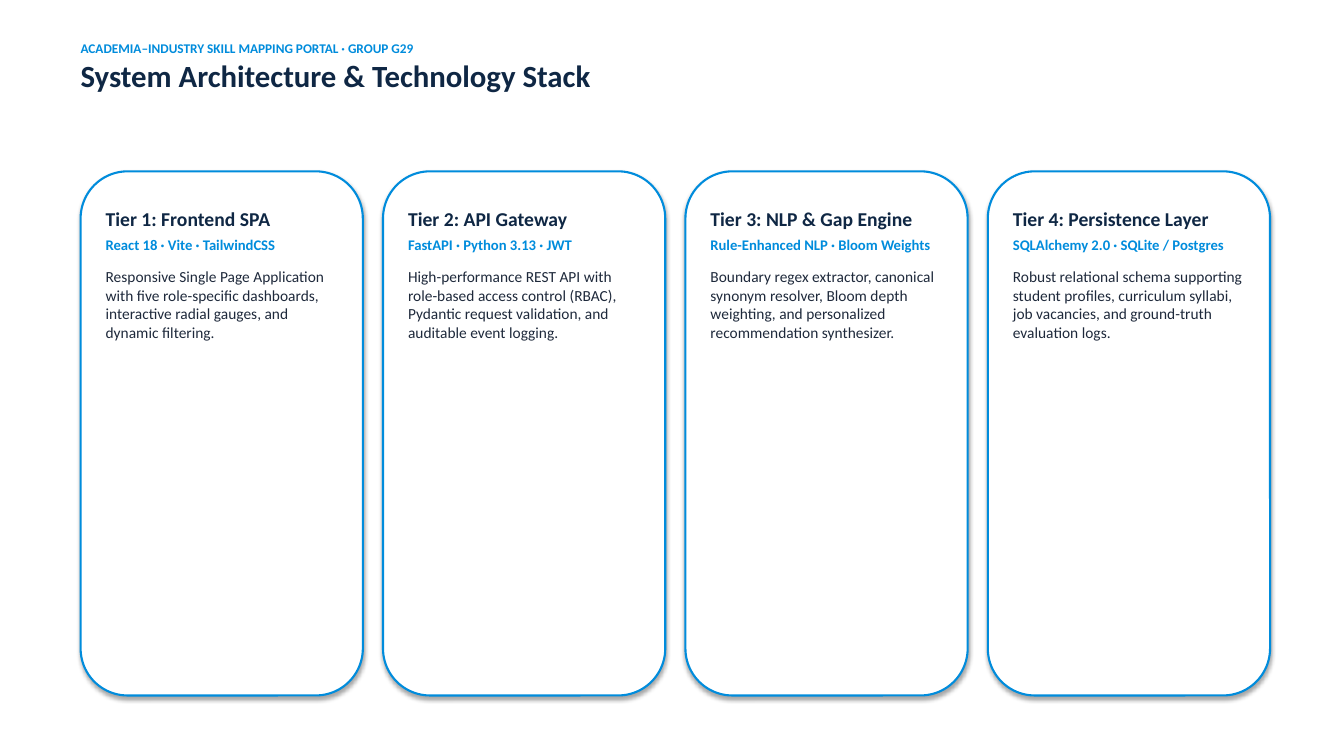
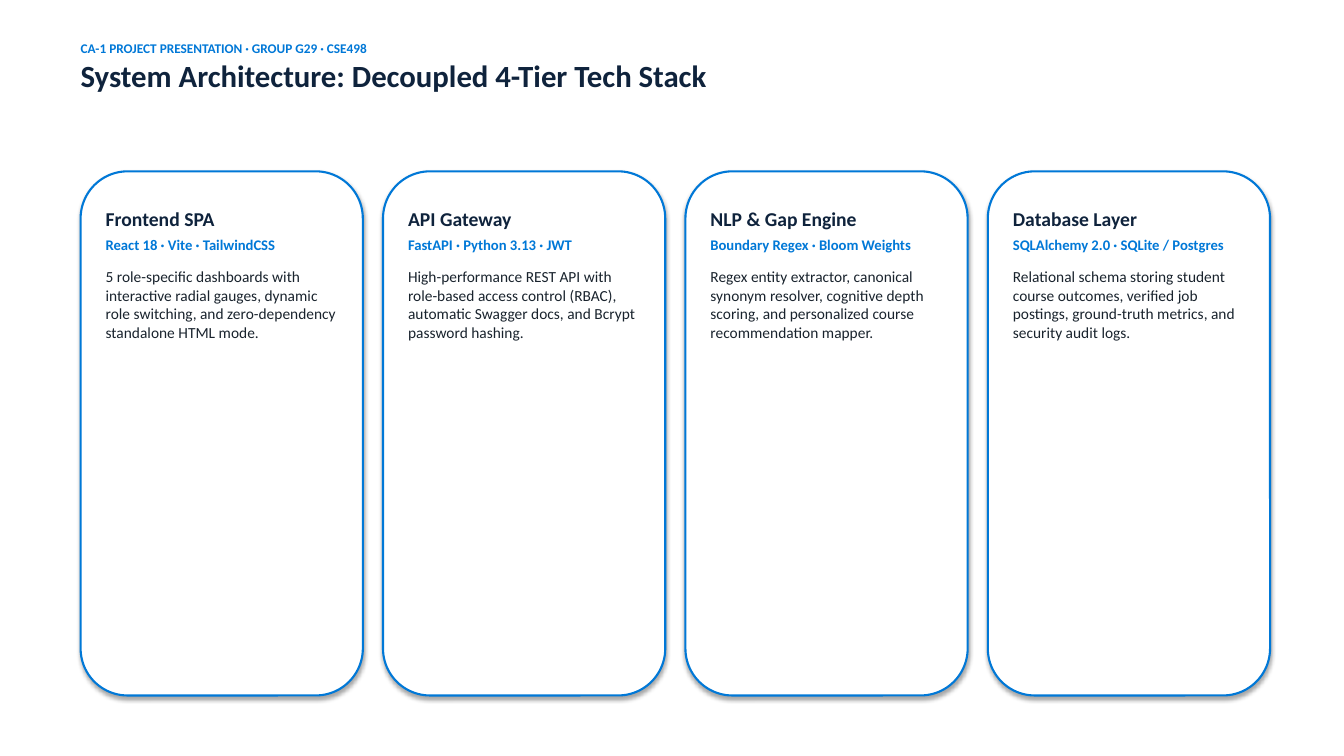
Before and after one commit to Shivam182-21/Academia_Industry_Skill_Mapping_Portal, a slide deck: slide 7 of K3P25_CSE_G29_CA1/presentation/K3P25_CSE_G29_CA1_Slides.pptx. Drawn at 1344x756 pixels with LibreOffice and Linux fonts; fonts in the diff are those of the drawing. Boxes give left, top, right and bottom in pixels: in the first picture for what was removed or moved away, otherwise in the second. Text is boxed around its words. In the diff, an @@ line names an element or a change of style, - is before the commit and + after.

Commit message:
docs: rewrite CA-1 report and presentation in authentic human-written engineering student style

```diff
--- a/K3P25_CSE_G29_CA1/presentation/K3P25_CSE_G29_CA1_Slides.pptx
+++ b/K3P25_CSE_G29_CA1/presentation/K3P25_CSE_G29_CA1_Slides.pptx
@@ text at (x1=81, y1=44, x2=707, y2=92): text changed; size 9.5 to 22 pt; text colour #008CDC to #0F233C @@
-ACADEMIA–INDUSTRY SKILL MAPPING PORTAL · GROUP G29
-System Architecture & Technology Stack
+CA-1 PROJECT PRESENTATION · GROUP G29 · CSE498
+System Architecture: Decoupled 4-Tier Tech Stack
@@ outline #008CDC 1.5 pt to #0078D7 1.5 pt in 4 elements at (x1=383, y1=171, x2=665, y2=696), (x1=686, y1=171, x2=968, y2=696), (x1=988, y1=171, x2=1270, y2=696), (x1=81, y1=171, x2=363, y2=696) @@
@@ text at (x1=106, y1=212, x2=214, y2=226): text changed; text colour #0F2744 to #0F233C @@
-Tier 1: Frontend SPA
+Frontend SPA
@@ text at (x1=106, y1=239, x2=275, y2=250): text colour #008CDC to #0078D7 in "React 18 · Vite · TailwindCSS" @@
@@ text at (x1=408, y1=213, x2=511, y2=229): text changed; text colour #0F2744 to #0F233C @@
-Tier 2: API Gateway
+API Gateway
@@ text at (x1=408, y1=239, x2=572, y2=253): text colour #008CDC to #0078D7 in "FastAPI · Python 3.13 · JWT" @@
@@ text at (x1=710, y1=212, x2=924, y2=341): text changed; text colour #1E293B to #19232D @@
-Tier 3: NLP & Gap Engine
-Rule-Enhanced NLP · Bloom Weights
-Boundary regex extractor, canonical synonym resolver, Bloom depth weighting, and personalized recommendation synthesizer.
+NLP & Gap Engine
+Boundary Regex · Bloom Weights
+Regex entity extractor, canonical synonym resolver, cognitive depth scoring, and personalized course recommendation mapper.
@@ text at (x1=1013, y1=212, x2=1137, y2=229): text changed; text colour #0F2744 to #0F233C @@
-Tier 4: Persistence Layer
+Database Layer
@@ text at (x1=1013, y1=239, x2=1223, y2=253): text colour #008CDC to #0078D7 in "SQLAlchemy 2.0 · SQLite / Postgres" @@
@@ text at (x1=106, y1=271, x2=335, y2=338): text changed; text colour #1E293B to #19232D @@
-Responsive Single Page Application with five role-specific dashboards, interactive radial gauges, and dynamic filtering.
+5 role-specific dashboards with interactive radial gauges, dynamic role switching, and zero-dependency standalone HTML mode.
@@ text at (x1=408, y1=271, x2=635, y2=341): text changed; text colour #1E293B to #19232D @@
-High-performance REST API with role-based access control (RBAC), Pydantic request validation, and auditable event logging.
+High-performance REST API with role-based access control (RBAC), automatic Swagger docs, and Bcrypt password hashing.
@@ text at (x1=1013, y1=271, x2=1235, y2=341): text changed; text colour #1E293B to #19232D @@
-Robust relational schema supporting student profiles, curriculum syllabi, job vacancies, and ground-truth evaluation logs.
+Relational schema storing student course outcomes, verified job postings, ground-truth metrics, and security audit logs.
```
Also in this commit, not shown: 8 other slides changed, 1 slide added, 1 slide removed, 7 other files.
